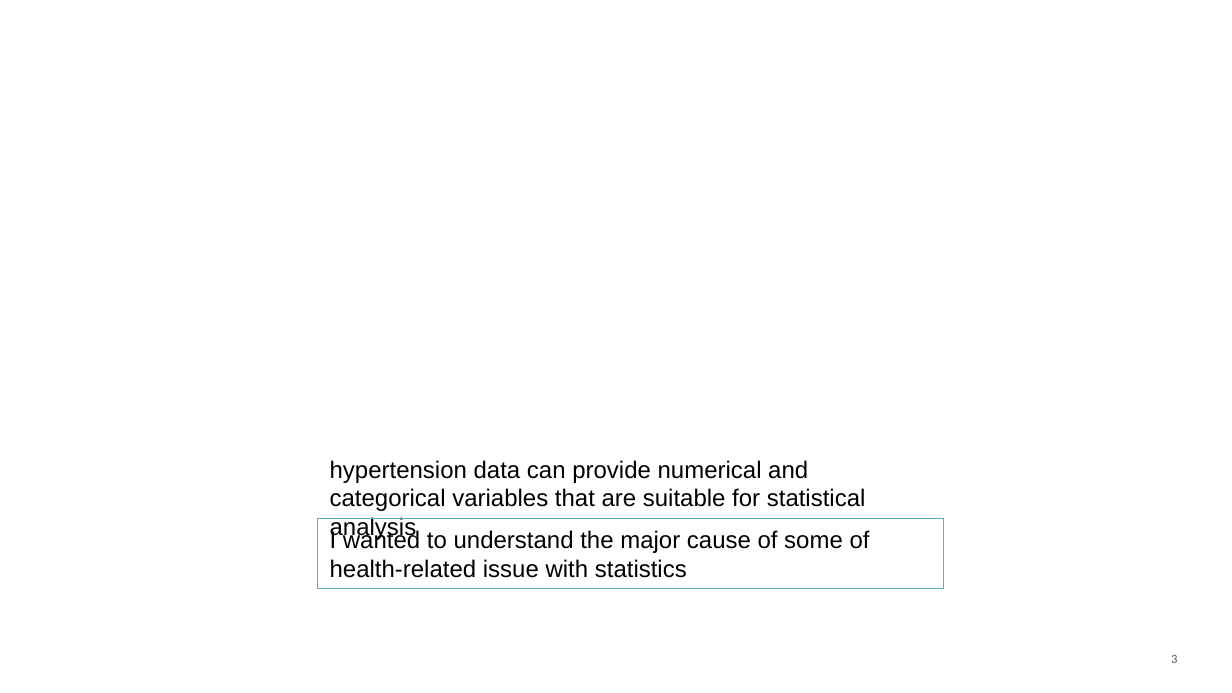
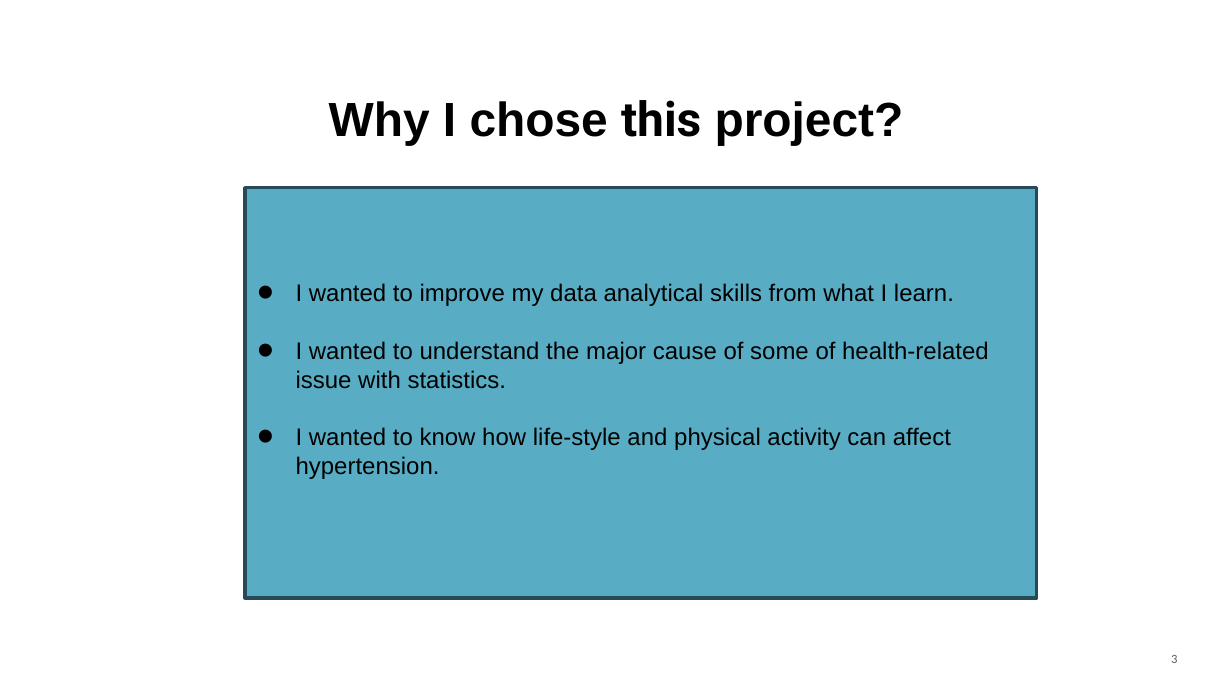
Before and after one commit to Bobbylee007/hypertension_DA_project, a slide deck: slide 3 of my final project .pptx. Drawn at 1232x693 pixels with LibreOffice and Linux fonts; fonts in the diff are those of the drawing; background and template pictures are left out. Boxes give left, top, right and bottom in pixels: in the first picture for what was removed or moved away, otherwise in the second. Text is boxed around its words. In the diff, an @@ line names an element or a change of style, - is before the commit and + after.

```diff
--- a/my final project .pptx
+++ b/my final project .pptx
@@ text added at [329,100,904,145], 28 pt, text #000000, bold @@
+Why I chose this project?
@@ rectangle "I wanted to improve my ...": place and size @@
-rectangle "I wanted to improve my ..." at [318,519,944,589]
+rectangle "I wanted to improve my ..." at [245,187,1037,598]
@@ rectangle "I wanted to improve my ..." at [245,187,1037,598]: vertical alignment top to middle; fill none to #58ADC5; outline #58ADC5 0.75 pt to #274C56 2 pt @@
@@ text in rectangle at [296,283,989,479]: text changed @@
-I wanted to understand the major cause of some of health-related issue with statistics
+• I wanted to improve my data analytical skills from what I learn.
+• I wanted to understand the major cause of some of health-related issue with statistics.
+• I wanted to know how life-style and physical activity can affect hypertension.
@@ text removed at [330,460,866,511] @@
-hypertension data can provide numerical and categorical variables that are suitable for statistical analysis
```
Also in this commit, not shown: 2 slides added, 1 slide removed, 2 other files.
